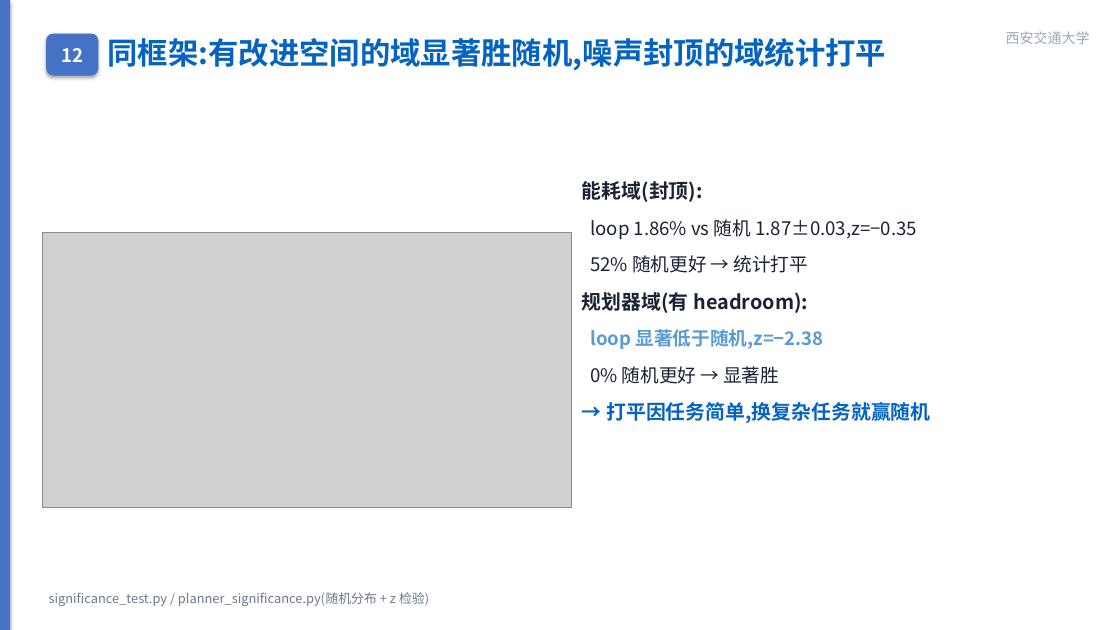
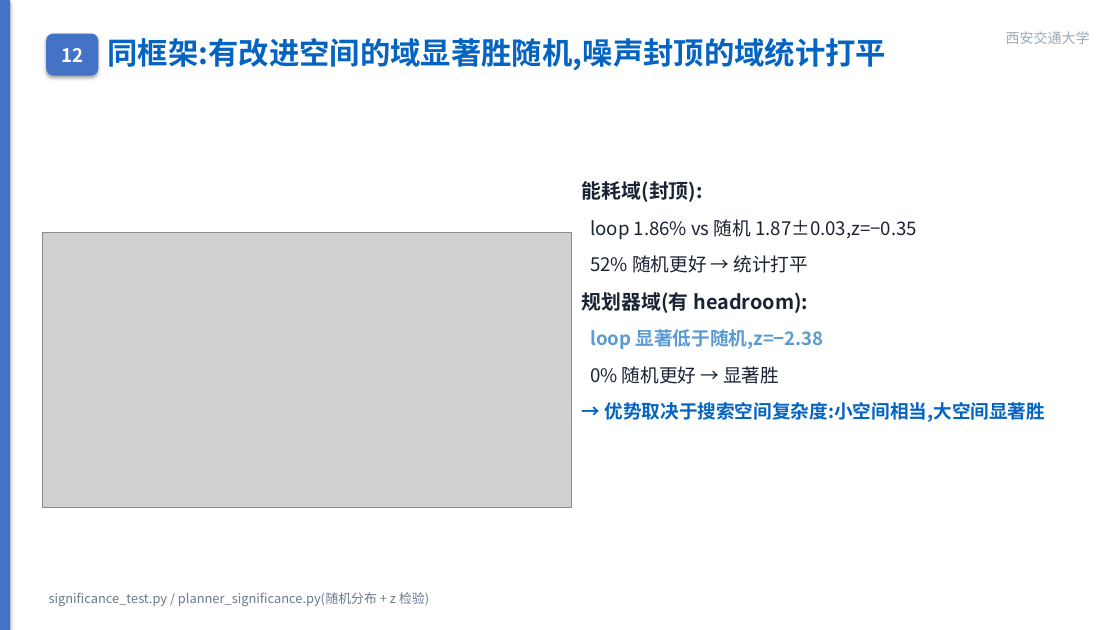
Before and after one commit to wbz0429/PathPlanningwithEnergy, a slide deck: slide 15 of autoresearch/energy_m100/experiments/midterm_defense.pptx. Drawn at 1120x630 pixels with LibreOffice and Linux fonts; fonts in the diff are those of the drawing; grey boxes stand for pictures. Boxes give left, top, right and bottom in pixels: in the first picture for what was removed or moved away, otherwise in the second. Text is boxed around its words. In the diff, an @@ line names an element or a change of style, - is before the commit and + after.

```diff
--- a/autoresearch/energy_m100/experiments/midterm_defense.pptx
+++ b/autoresearch/energy_m100/experiments/midterm_defense.pptx
@@ text at [605,402,1045,422]: text changed; size 17 to 16 pt @@
-→ 打平因任务简单,换复杂任务就赢随机
+→ 优势取决于搜索空间复杂度:小空间相当,大空间显著胜
```
Also in this commit, not shown: 2 other slides changed, 11 other files.
